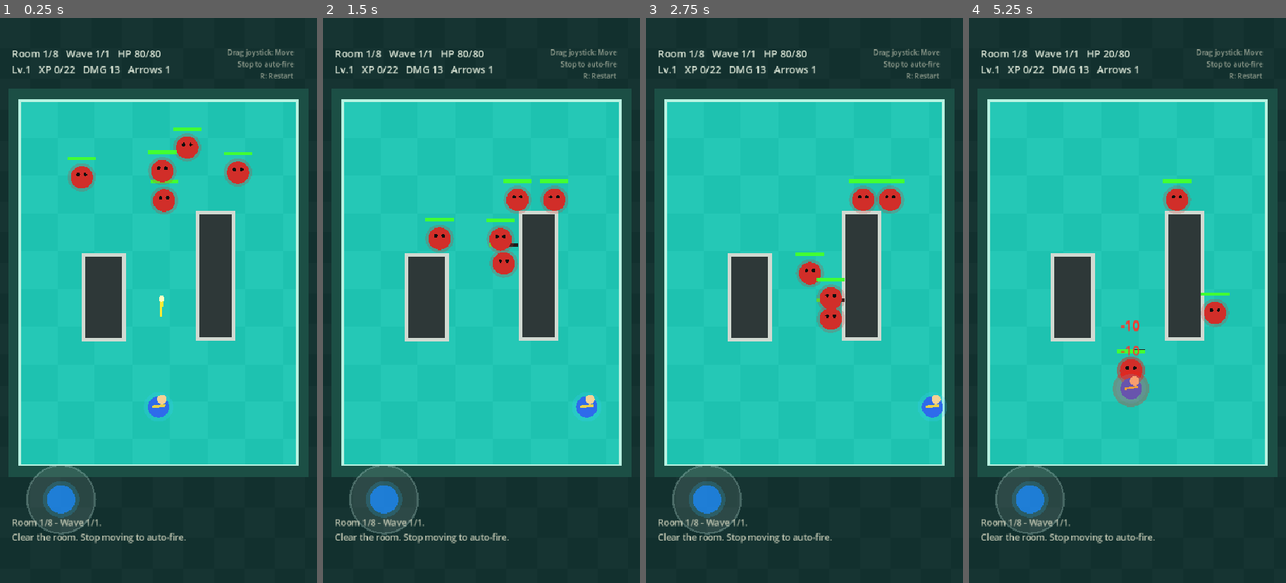
Above: before the commit, frames 1-4 (left to right).
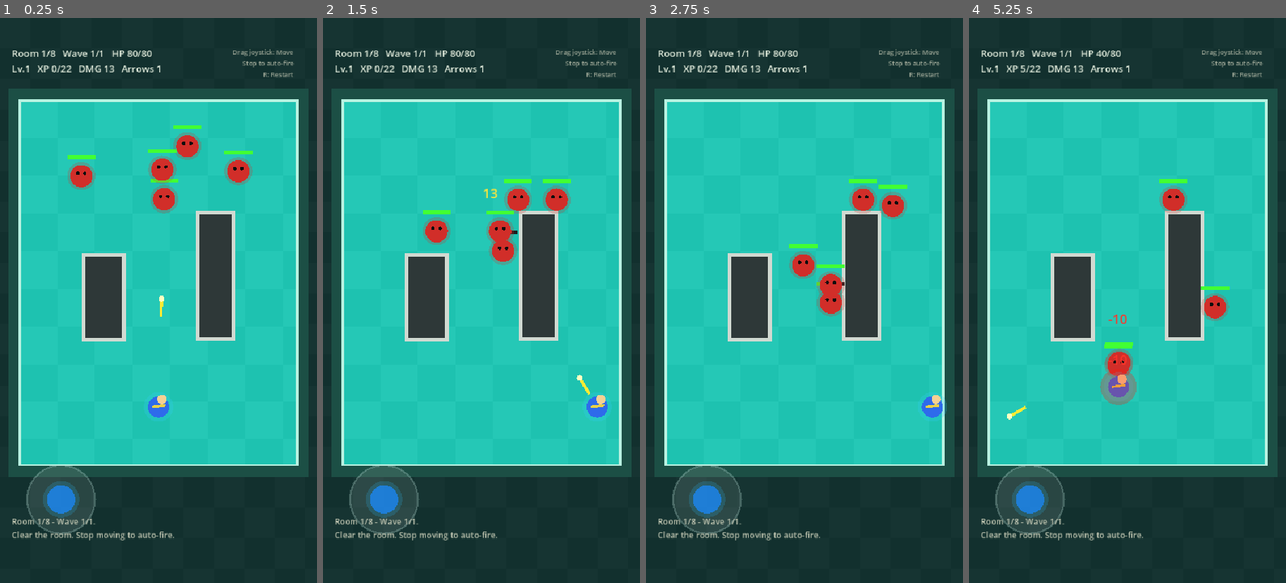
Above: after the commit, the same moments.

Repository: Stoner609/jade-bow-arrow
Game: Godot game, scene res://Main.tscn
Two runs of this game, one before a commit and one after it. Both use one fixed random seed, a clock stepped at 60 frames per second and the inputs below.
Inputs (mouse positions are in pixels of both pictures, inside the frame that each line leads up to):
- Up to frame 1 (0.25 s): no input
- Up to frame 2 (1.5 s): tap Enter at 0.5 s; move the mouse to (551, 272) at 0.52 s; hold Right (move_right) 0.53-1.25 s; tap 1 at 0.6 s; click (551, 272) at 0.67 s; drag from (418, 328) to (465, 413) at 1.27 s
- Up to frame 3 (2.75 s): move the mouse to (836, 176) at 2.02 s; hold Right (move_right) from 2.03 s (still down); tap 3 at 2.1 s
- Up to frame 4 (5.25 s): release Right (move_right) at 2.75 s; drag from (1111, 413) to (1032, 215) at 2.77 s; move the mouse to (1222, 385) at 3.52 s; hold Left (move_left) 3.53-4.25 s; tap 2 at 3.6 s; drag from (1032, 215) to (1079, 159) at 4.27 s; move the mouse to (1143, 300) at 5.02 s; hold Down (move_down) from 5.03 s (still down); tap 1 at 5.1 s; click (1143, 300) at 5.17 s

The runs differ from the first frame. In frame 1, 2.4% of the frame differs, in the area x 3-93%, y 5-93%; in frame 2, 3.5%; in frame 3, 3.4%; in frame 4, 3.8%.

Commit message:
Adjusting the font size will improve the readability of the game interface, and optimizing enemy shooting behavior will enhance the game’s challenge

Diff:
--- a/Main.tscn
+++ b/Main.tscn
@@ -13,7 +13,7 @@
 offset_right = 520.0
 offset_bottom = 108.0
 theme_override_colors/font_color = Color(0.88, 0.92, 0.86, 1)
-theme_override_font_sizes/font_size = 17
+theme_override_font_sizes/font_size = 16
 
 [node name="Log" type="Label" parent="CanvasLayer"]
 offset_left = 20.0
@@ -21,7 +21,7 @@
 offset_right = 520.0
 offset_bottom = 916.0
 theme_override_colors/font_color = Color(0.76, 0.78, 0.7, 1)
-theme_override_font_sizes/font_size = 15
+theme_override_font_sizes/font_size = 14
 autowrap_mode = 2
 
 [node name="Help" type="Label" parent="CanvasLayer"]
@@ -30,6 +30,6 @@
 offset_right = 500.0
 offset_bottom = 122.0
 theme_override_colors/font_color = Color(0.6, 0.64, 0.58, 1)
-theme_override_font_sizes/font_size = 12
+theme_override_font_sizes/font_size = 11
 text = "Drag joystick: Move\nStop to auto-fire\nR: Restart"
 horizontal_alignment = 2
--- a/scripts/actors/enemy.gd
+++ b/scripts/actors/enemy.gd
@@ -11,7 +11,7 @@
 
 static func create(kind: String, room_index: int, position: Vector2, rng: RandomNumberGenerator) -> Dictionary:
 	var hp := 24 + room_index * 6
-	var speed := 92.0 + room_index * 5.0
+	var speed := 84.0 + room_index * 4.0
 	var touch := 9 + room_index
 	var radius := 19.0
 	if kind == "spitter":
@@ -19,16 +19,16 @@
 		speed = 74.0
 	elif kind == "runner":
 		hp = 18 + room_index * 5
-		speed = 138.0 + room_index * 4.0
+		speed = 132.0 + room_index * 4.0
 		touch = 8 + room_index
 	elif kind == "brute":
 		hp = 46 + room_index * 10
-		speed = 64.0
+		speed = 58.0
 		touch = 15 + room_index
 		radius = 22.0
 	elif kind == "boss":
 		hp = 280 + room_index * 28
-		speed = 58.0
+		speed = 52.0
 		touch = 20 + room_index
 		radius = 32.0
 
--- a/scripts/actors/player.gd
+++ b/scripts/actors/player.gd
@@ -8,8 +8,8 @@
 		"power": 13,
 		"level": 1,
 		"xp": 0,
-		"speed": 250.0,
-		"fire_rate": 0.58,
+		"speed": 275.0,
+		"fire_rate": 0.48,
 		"arrows": 1,
 		"pierce": 0,
 		"ricochet": false
@@ -22,8 +22,8 @@
 	player.power = 13
 	player.level = 1
 	player.xp = 0
-	player.speed = 250.0
-	player.fire_rate = 0.58
+	player.speed = 275.0
+	player.fire_rate = 0.48
 	player.arrows = 1
 	player.pierce = 0
 	player.ricochet = false
@@ -34,7 +34,7 @@
 		"power":
 			player.power += 4
 		"speed":
-			player.fire_rate = max(0.25, float(player.fire_rate) - 0.08)
+			player.fire_rate = max(0.25, float(player.fire_rate) - 0.06)
 		"hp":
 			player.max_hp += 18
 			player.hp = min(int(player.max_hp), int(player.hp) + 18)
--- a/scripts/core/game.gd
+++ b/scripts/core/game.gd
@@ -295,8 +295,8 @@
 			elif distance > 420.0:
 				enemy.pos += to_player.normalized() * float(enemy.speed) * delta
 			if enemy.shoot_cd <= 0.0:
-				_fire_enemy_spread(enemy.pos, to_player.normalized(), 5, 0.22)
-				enemy.shoot_cd = rng.randf_range(1.0, 1.35)
+				_fire_enemy_spread(enemy.pos, to_player.normalized(), 3, 0.28)
+				enemy.shoot_cd = rng.randf_range(1.15, 1.55)
 		elif enemy.kind == "spitter" and distance < 520.0:
 			if distance < 220.0:
 				enemy.pos -= to_player.normalized() * float(enemy.speed) * 0.7 * delta
